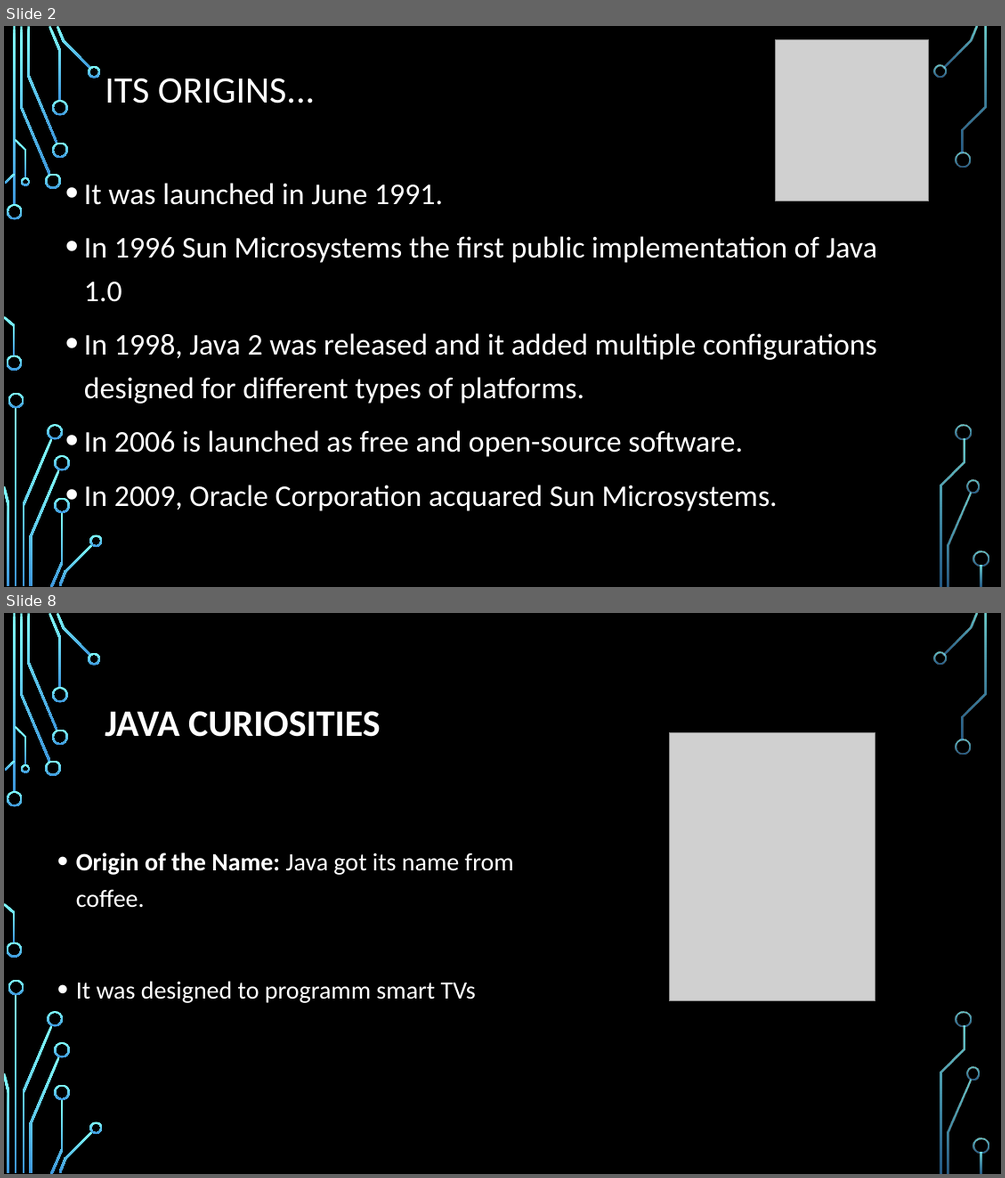
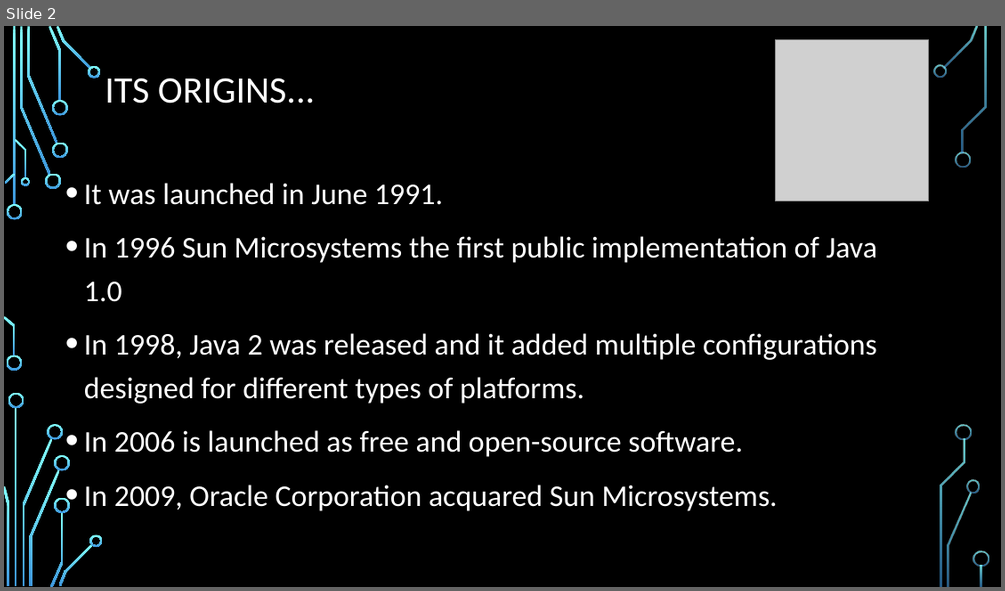
Before and after one commit to Xukialb/AE-4.-Programming-Languages, a slide deck: Java_English - Alberto.pptx. Shown one above the other, each under a label of ours: slides 2 and 8 before the commit, slide 2 after it; the slides between them are not shown. The pictures are 1005x1178 and 1005x591 pixels, drawn with LibreOffice and Linux fonts; fonts in the diff are those of the drawing; grey boxes stand for pictures; background and template pictures are left out. Boxes give left, top, right and bottom in pixels: in the first picture for what was removed or moved away, otherwise in the second. Text is boxed around its words. In the diff, an @@ line names an element or a change of style, - is before the commit and + after.

```diff
--- a/Java_English - Alberto.pptx
+++ b/Java_English - Alberto.pptx
@@ slide 8 removed at bbox=[4, 613, 1001, 1174], background picture (left out); not listed: 36 template elements that a slide beside it also shows @@
@@ title removed at bbox=[105, 711, 380, 737] @@
-JAVA CURIOSITIES
@@ picture removed at bbox=[670, 732, 875, 1000] @@
@@ text removed at bbox=[76, 852, 514, 1003] @@
-• Origin of the Name: Java got its name from coffee.
-• It was designed to programm smart TVs
```
Also in this commit, not shown: 3 slides changed, 2 slides added, 2 other slides removed, 1 other file.
